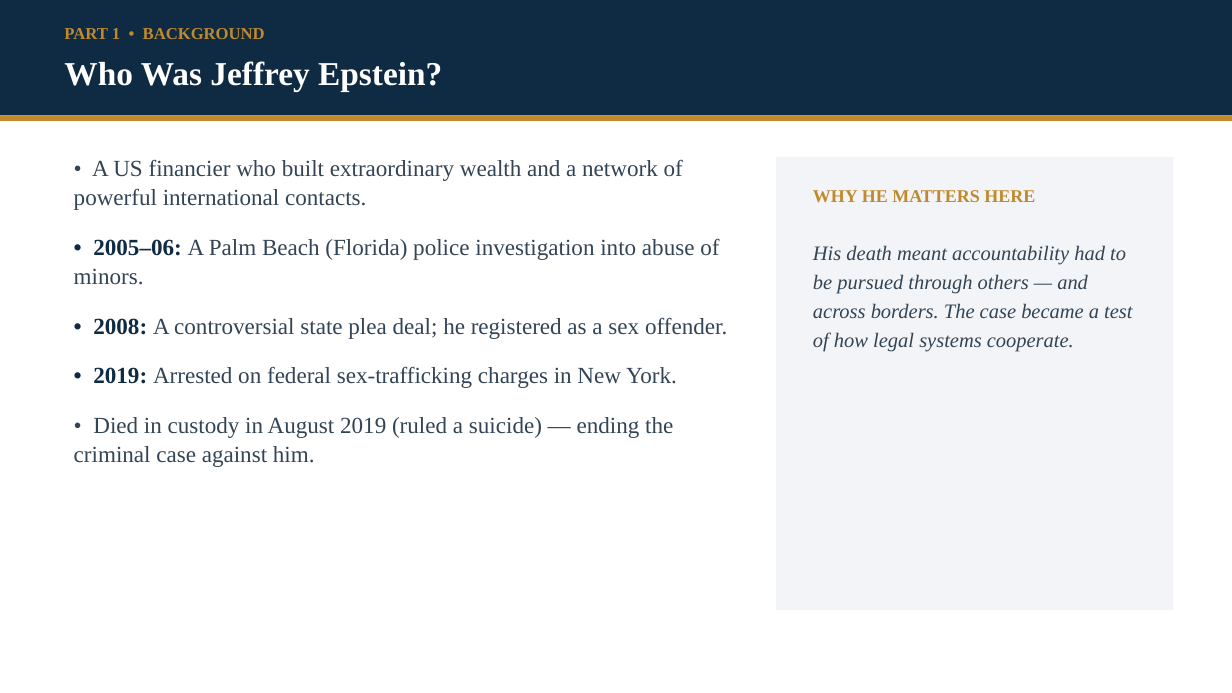
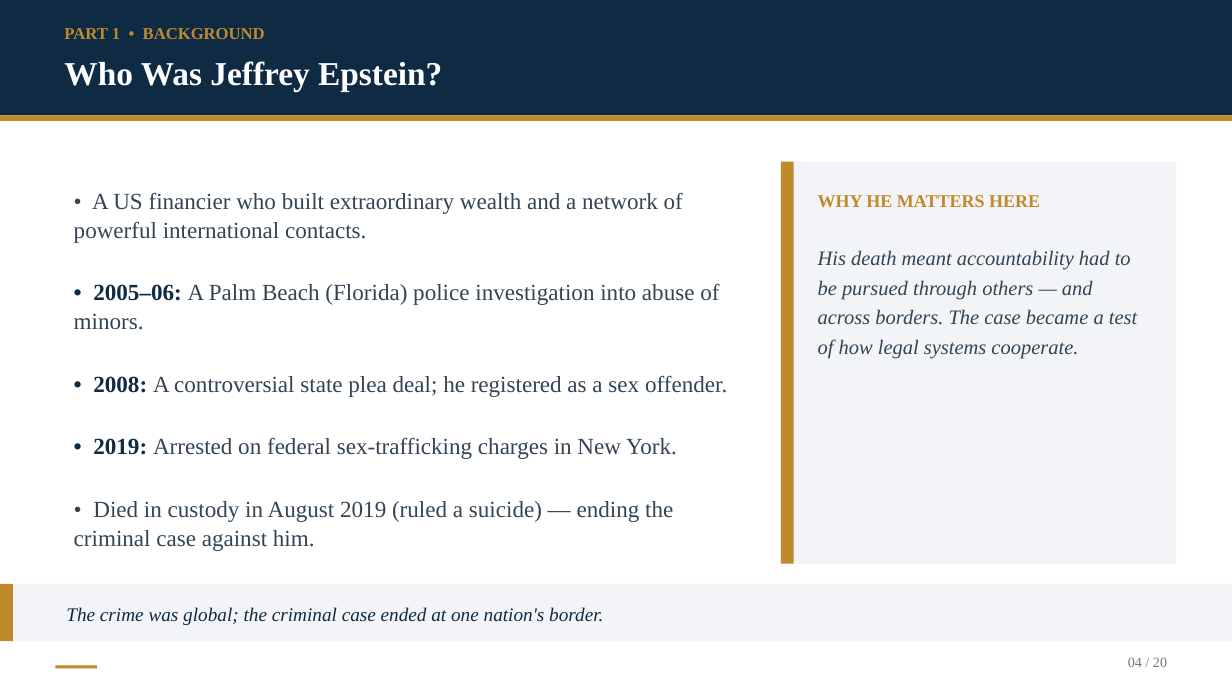
Before and after one commit to Kokidesu/Koki, a slide deck: slide 4 of Epstein_Transnational_Justice.pptx. Drawn at 1232x693 pixels with LibreOffice and Linux fonts; fonts in the diff are those of the drawing. Boxes give left, top, right and bottom in pixels: in the first picture for what was removed or moved away, otherwise in the second. Text is boxed around its words. In the diff, an @@ line names an element or a change of style, - is before the commit and + after.

```diff
--- a/Epstein_Transnational_Justice.pptx
+++ b/Epstein_Transnational_Justice.pptx
@@ rectangle resized from (x1=776, y1=157, x2=1174, y2=610) to (x1=781, y1=162, x2=1177, y2=564) @@
@@ rectangle added at (x1=781, y1=162, x2=794, y2=564), fill #C08A2B @@
@@ text "• A US financier who ..." moved from (x1=74, y1=159, x2=727, y2=467) to (x1=74, y1=192, x2=727, y2=551) @@
@@ text "• A US financier who ..." at (x1=74, y1=192, x2=727, y2=551): more space between paragraphs @@
@@ text "WHY HE MATTERS HERE" moved from (x1=813, y1=190, x2=1035, y2=203) to (x1=818, y1=195, x2=1040, y2=208) @@
@@ text "His death meant accountability had ..." at (x1=818, y1=250, x2=1137, y2=359): line spacing 1.18 to 1.2 @@
@@ rectangle added at (x1=0, y1=584, x2=1232, y2=641), fill #F2F4F7 @@
@@ rectangle added at (x1=0, y1=584, x2=13, y2=641), fill #C08A2B @@
@@ text added at (x1=66, y1=607, x2=603, y2=625), 15 pt, text #0F2A43, italic @@
+The crime was global; the criminal case ended at one nation's border.
@@ text added at (x1=1128, y1=657, x2=1167, y2=667), 11 pt, text #6B7682 @@
+04 / 20
@@ rectangle added at (x1=55, y1=665, x2=97, y2=669), fill #C08A2B @@
```
Also in this commit, not shown: 19 other slides changed, 22 other files.
